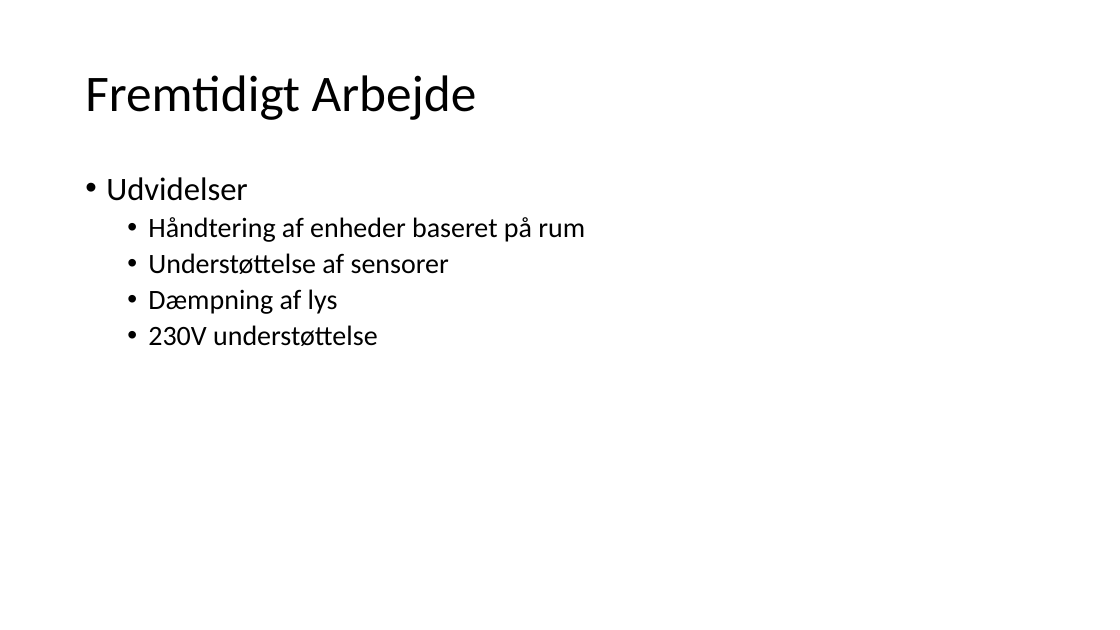
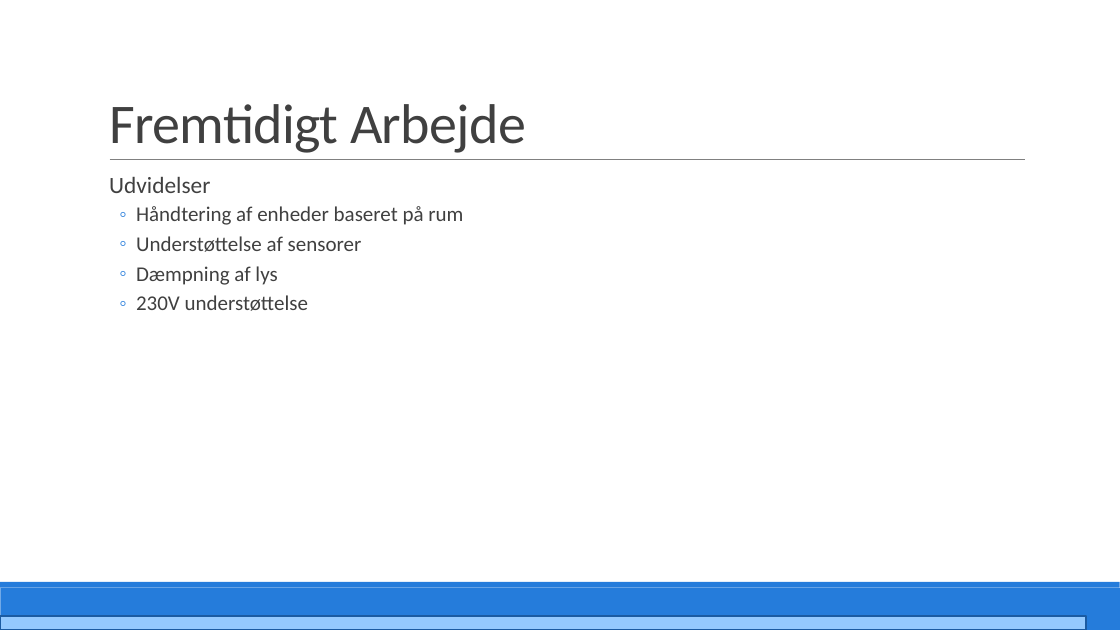
Before and after one commit to PRJ2GR15/Rapport, a slide deck: slide 32 of Fremlæggelse/Fremlæggelse.pptm. Drawn at 1120x630 pixels with LibreOffice and Linux fonts; fonts in the diff are those of the drawing. Boxes give left, top, right and bottom in pixels: in the first picture for what was removed or moved away, otherwise in the second. Text is boxed around its words. In the diff, an @@ line names an element or a change of style, - is before the commit and + after.

```diff
--- a/Fremlæggelse/Fremlæggelse.pptm
+++ b/Fremlæggelse/Fremlæggelse.pptm
@@ title "Fremtidigt Arbejde": place and size @@
-title "Fremtidigt Arbejde" at [85, 75, 477, 120]
+title "Fremtidigt Arbejde" at [109, 104, 526, 153]
@@ title "Fremtidigt Arbejde" at [109, 104, 526, 153]: size 44 to 48 pt, text colour #000000 to #404040, letter spacing 0 to -0.5 pt; line spacing 0.9 to 0.85; vertical alignment middle to bottom @@
@@ text "Udvidelser" at [109, 177, 463, 311]: size 28 to 20 pt in "Udvidelser"; text colour #000000 to #404040; size 24 to 18 pt in "Håndtering af enheder baseret på rum", "Understøttelse af sensorer", "Dæmpning af lys", "230V understøttelse"; bullet • to  ; more space between paragraphs; bullet • to ◦ @@
@@ line added from (110, 160) to (1026, 160), #808080 0.5 pt @@
@@ rectangle added at [0, 588, 1120, 630], fill #257CDB @@
@@ rectangle added at [0, 582, 1120, 588], fill #257CDB @@
@@ rectangle added at [0, 616, 1086, 630], fill #94C9FE, outline #1B5CA2 1.25 pt @@
```
Also in this commit, not shown: 30 other slides changed, 2 slides added, 2 slides removed.
